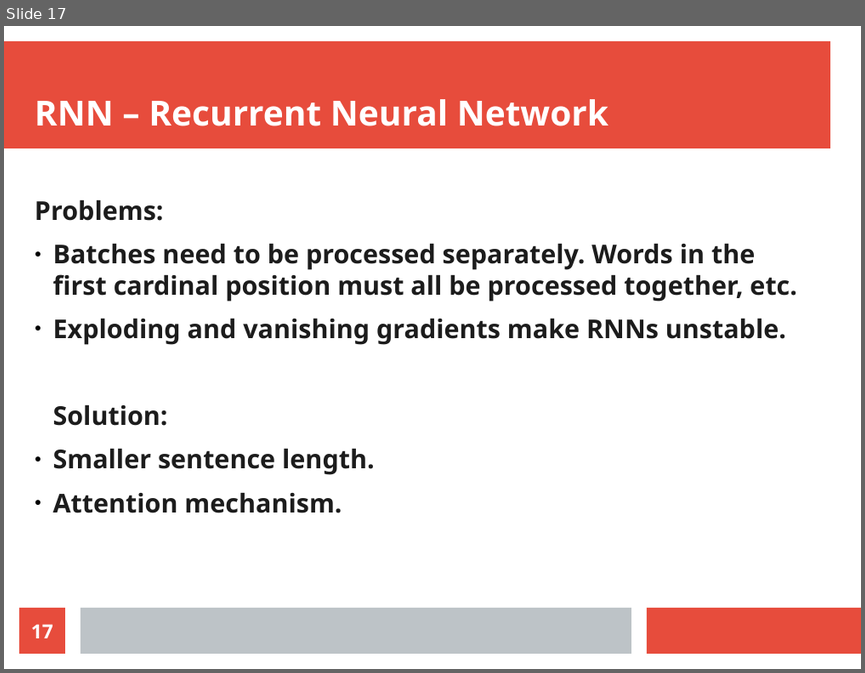
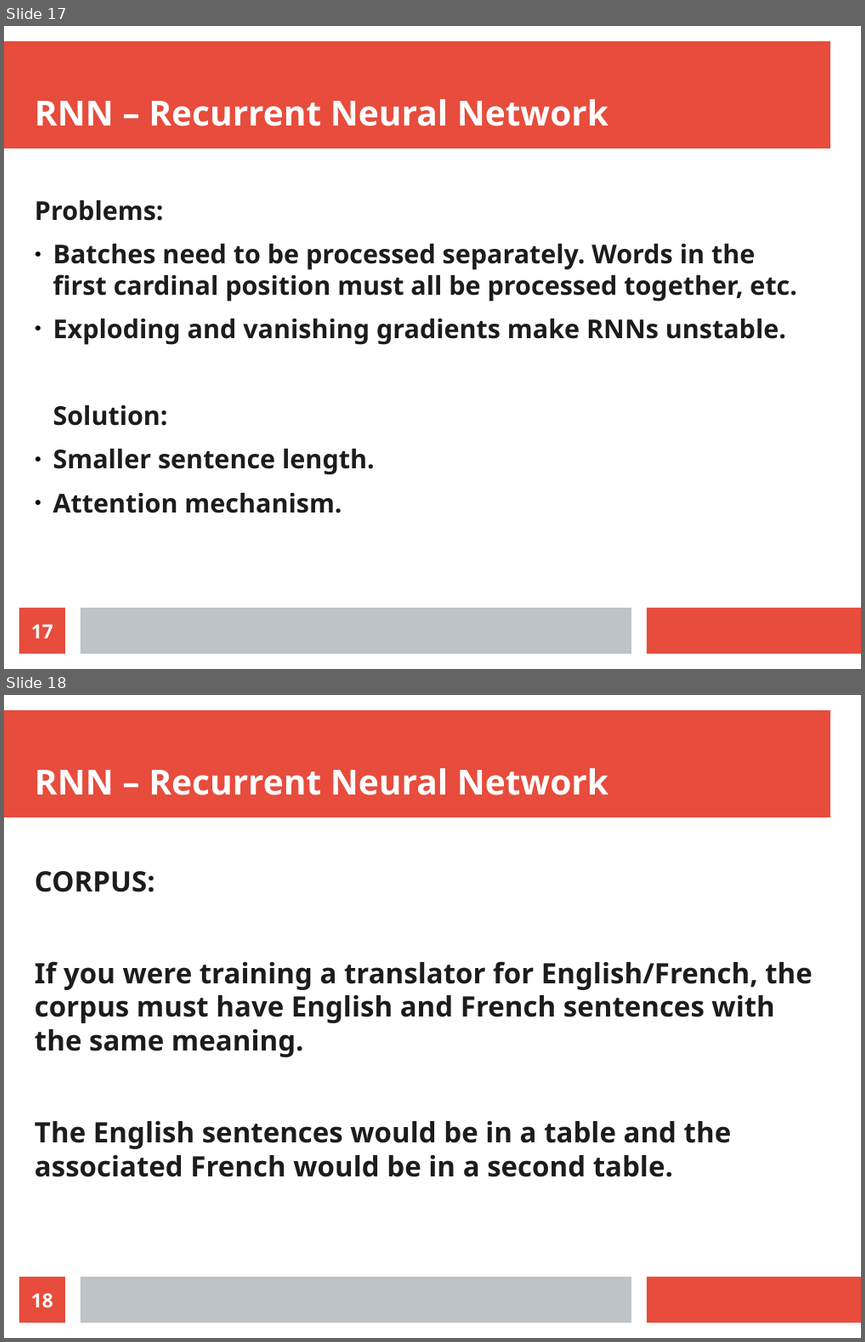
Before and after one commit to radiodee1/liebman_spring20, a slide deck: pdf/thesis_presentation.odp. Shown one above the other, each under a label of ours: slide 17 before the commit, slides 17 and 18 after it. The pictures are 865x673 and 865x1342 pixels, drawn with LibreOffice and Linux fonts; fonts in the diff are those of the drawing. Boxes give left, top, right and bottom in pixels: in the first picture for what was removed or moved away, otherwise in the second. Text is boxed around its words. In the diff, an @@ line names an element or a change of style, - is before the commit and + after.

Commit message:
pdf

```diff
--- a/pdf/thesis_presentation.odp
+++ b/pdf/thesis_presentation.odp
@@ slide 18 added at <box>4,695,861,1338</box>, background #FFFFFF; not listed: 3 template elements that a slide beside it also shows @@
@@ title added at <box>35,768,608,795</box>, 32 pt, text #FFFFFF, bold @@
+RNN – Recurrent Neural Network
@@ text added at <box>35,871,812,1177</box>, 26 pt, text #1C1C1C, bold @@
+CORPUS:
+If you were training a translator for English/French, the corpus must have English and French sentences with the same meaning.
+The English sentences would be in a table and the associated French would be in a second table.
@@ page number added at <box>19,1276,65,1322</box>, fill #E74C3C, 18 pt, text #FFFFFF, bold @@
+18
```
Also in this commit, not shown: 1 slide changed, 1 other slide added.
